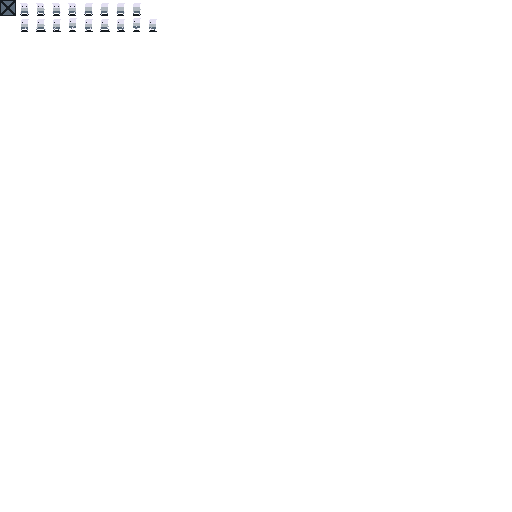
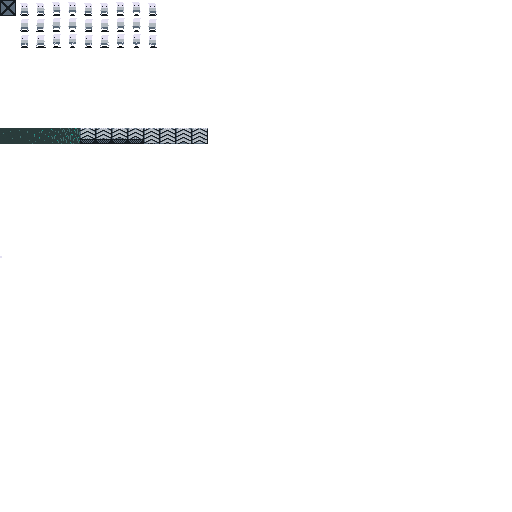
The second 512x512 image is a revision of the first. Changes to its layers:
added layer "blocks" above "Layer 3" over (x1=0, y1=128, x2=208, y2=144)
added layer "Layer 3" above "player" over (x1=0, y1=128, x2=2, y2=258)
moved "player" above "player_north", painted on it over (x1=37, y1=3, x2=76, y2=16)
added layer "player_north" above "player_away_idle" over (x1=36, y1=18, x2=157, y2=32)
added layer "player_away_idle" above "player_side_idle" over (x1=20, y1=22, x2=29, y2=31)
painted on "player_side_idle" over (x1=21, y1=22, x2=29, y2=48)
painted on "player_side" over (x1=36, y1=18, x2=157, y2=48)
renamed "player_away" to "player_south", moved it above "default", painted on it over (x1=37, y1=2, x2=157, y2=16)
